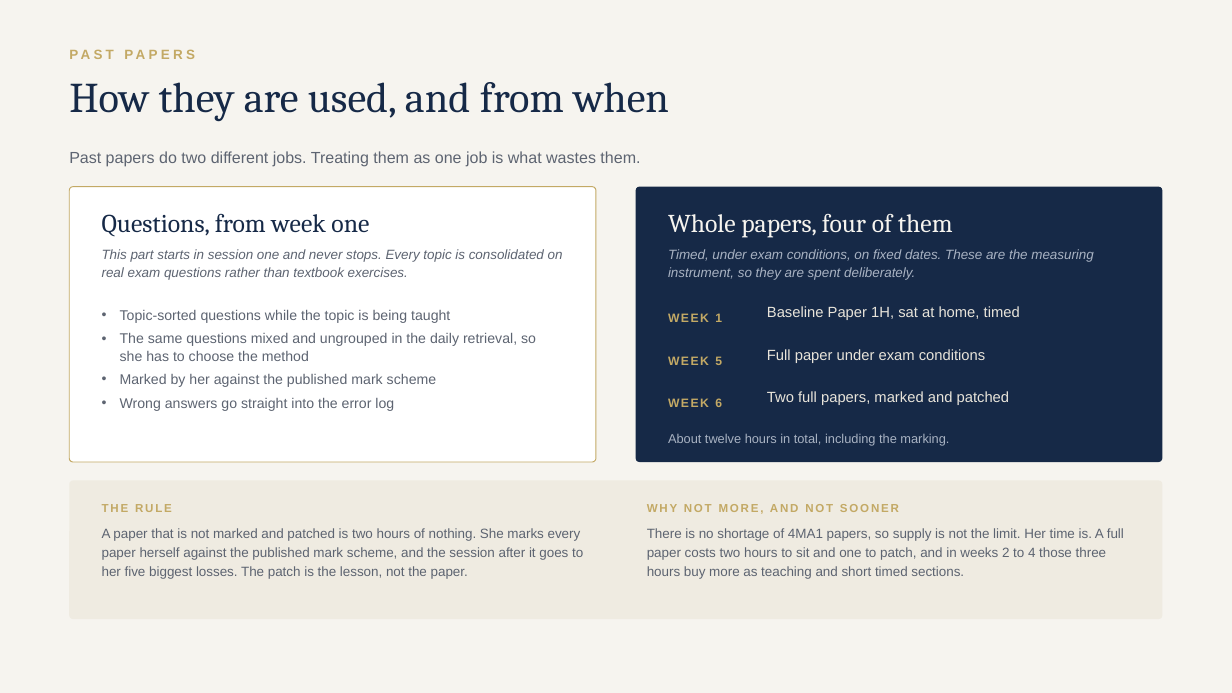
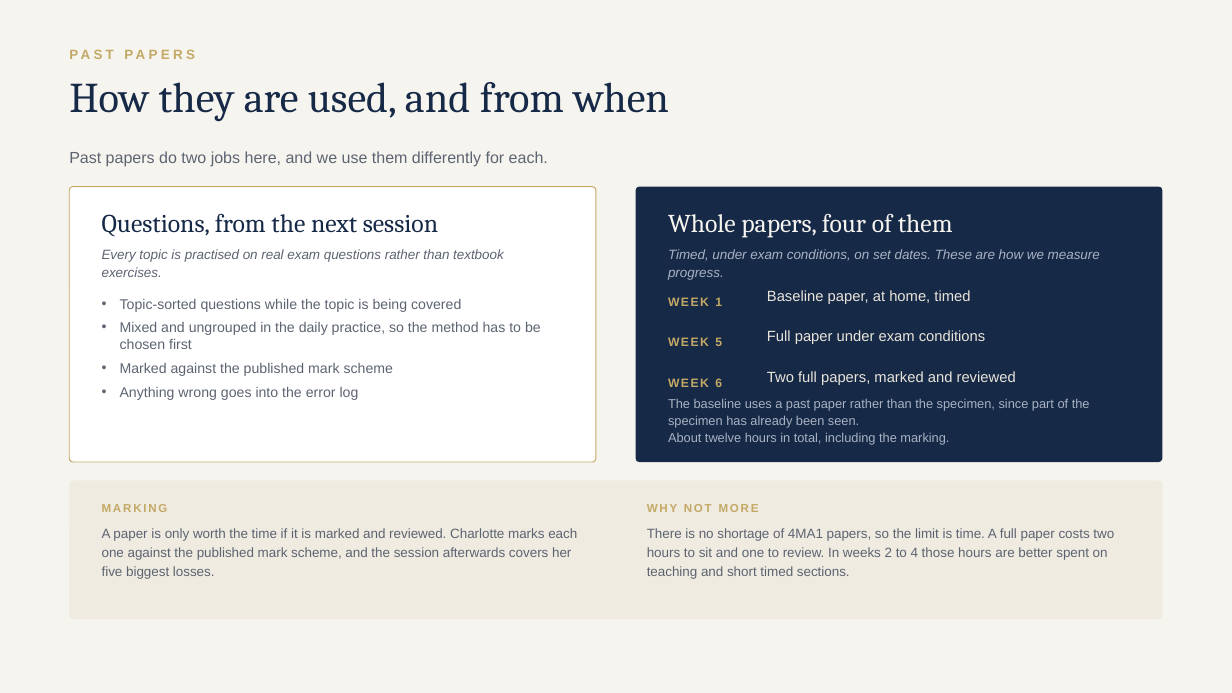
Before and after one commit to AliAljawabra/Daily, a slide deck: slide 6 of tutoring/charlotte/Charlotte_maths_plan.pptx. Drawn at 1232x693 pixels with LibreOffice and Linux fonts; fonts in the diff are those of the drawing. Boxes give left, top, right and bottom in pixels: in the first picture for what was removed or moved away, otherwise in the second. Text is boxed around its words. In the diff, an @@ line names an element or a change of style, - is before the commit and + after.

```diff
--- a/tutoring/charlotte/Charlotte_maths_plan.pptx
+++ b/tutoring/charlotte/Charlotte_maths_plan.pptx
@@ text at (69,151,548,167): text changed @@
-Past papers do two different jobs. Treating them as one job is what wastes them.
+Past papers do two jobs here, and we use them differently for each.
@@ text at (102,214,438,237): text changed @@
-Questions, from week one
+Questions, from the next session
@@ text at (102,249,504,277): text changed @@
-This part starts in session one and never stops. Every topic is consolidated on real exam questions rather than textbook exercises.
+Every topic is practised on real exam questions rather than textbook exercises.
@@ text at (668,249,1100,280): text changed @@
-Timed, under exam conditions, on fixed dates. These are the measuring instrument, so they are spent deliberately.
+Timed, under exam conditions, on set dates. These are how we measure progress.
@@ text at (120,299,541,400): text changed @@
-• Topic-sorted questions while the topic is being taught
-• The same questions mixed and ungrouped in the daily retrieval, so she has to choose the method
-• Marked by her against the published mark scheme
-• Wrong answers go straight into the error log
+• Topic-sorted questions while the topic is being covered
+• Mixed and ungrouped in the daily practice, so the method has to be chosen first
+• Marked against the published mark scheme
+• Anything wrong goes into the error log
@@ text "WEEK 1": place and size @@
-text "WEEK 1" at (668,313,722,322)
+text "WEEK 1" at (668,297,722,306)
@@ text at (767,290,970,304): text changed @@
-Baseline Paper 1H, sat at home, timed
+Baseline paper, at home, timed
@@ 3 texts: place and size @@
-3 texts at (668,349,985,407)
+3 texts at (668,330,985,387)
@@ text at (767,371,1016,385): text changed @@
-Two full papers, marked and patched
+Two full papers, marked and reviewed
@@ text at (668,398,1090,428): paragraph added @@
+The baseline uses a past paper rather than the specimen, since part of the specimen has already been seen.
@@ text "The baseline uses a past ...": place and size @@
-text "The baseline uses a past ..." at (668,433,949,446)
+text "The baseline uses a past ..." at (668,398,1090,445)
@@ text "The baseline uses a past ..." at (668,398,1090,445): vertical alignment middle to top @@
@@ text at (102,504,168,512): text changed @@
-THE RULE
+MARKING
@@ text at (647,504,759,512): text changed @@
-WHY NOT MORE, AND NOT SOONER
+WHY NOT MORE
@@ text at (102,528,577,579): text changed @@
-A paper that is not marked and patched is two hours of nothing. She marks every paper herself against the published mark scheme, and the session after it goes to her five biggest losses. The patch is the lesson, not the paper.
+A paper is only worth the time if it is marked and reviewed. Charlotte marks each one against the published mark scheme, and the session afterwards covers her five biggest losses.
@@ text at (647,528,1114,579): text changed @@
-There is no shortage of 4MA1 papers, so supply is not the limit. Her time is. A full paper costs two hours to sit and one to patch, and in weeks 2 to 4 those three hours buy more as teaching and short timed sections.
+There is no shortage of 4MA1 papers, so the limit is time. A full paper costs two hours to sit and one to review. In weeks 2 to 4 those hours are better spent on teaching and short timed sections.
```
Also in this commit, not shown: 15 other slides changed, 2 other files.
